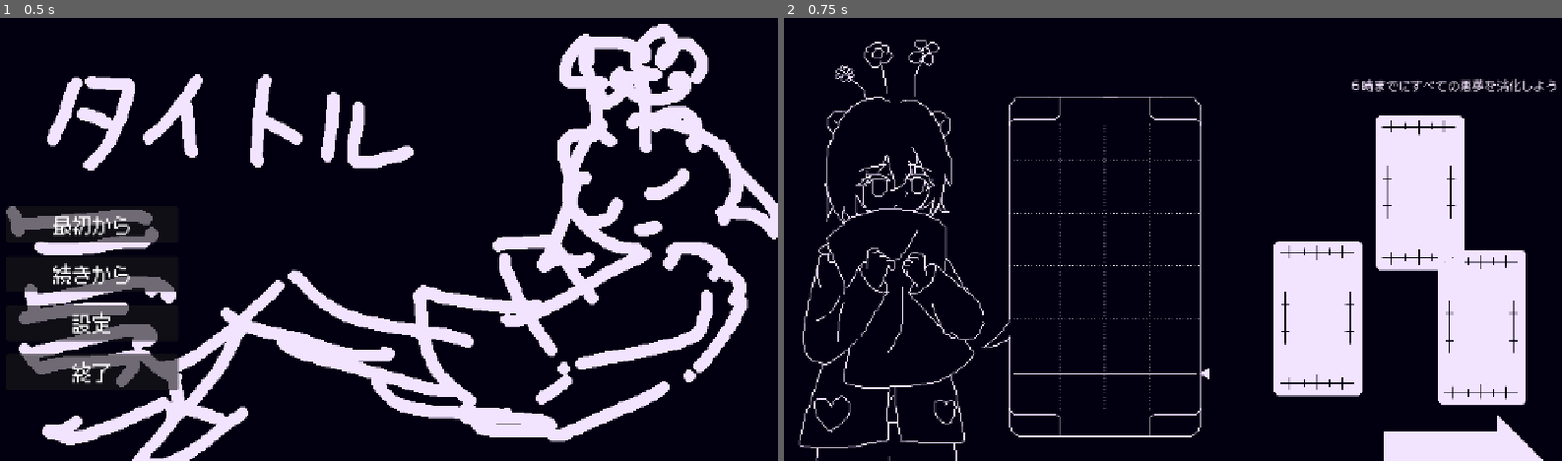
Above: before the commit, frames 1-2 (left to right).
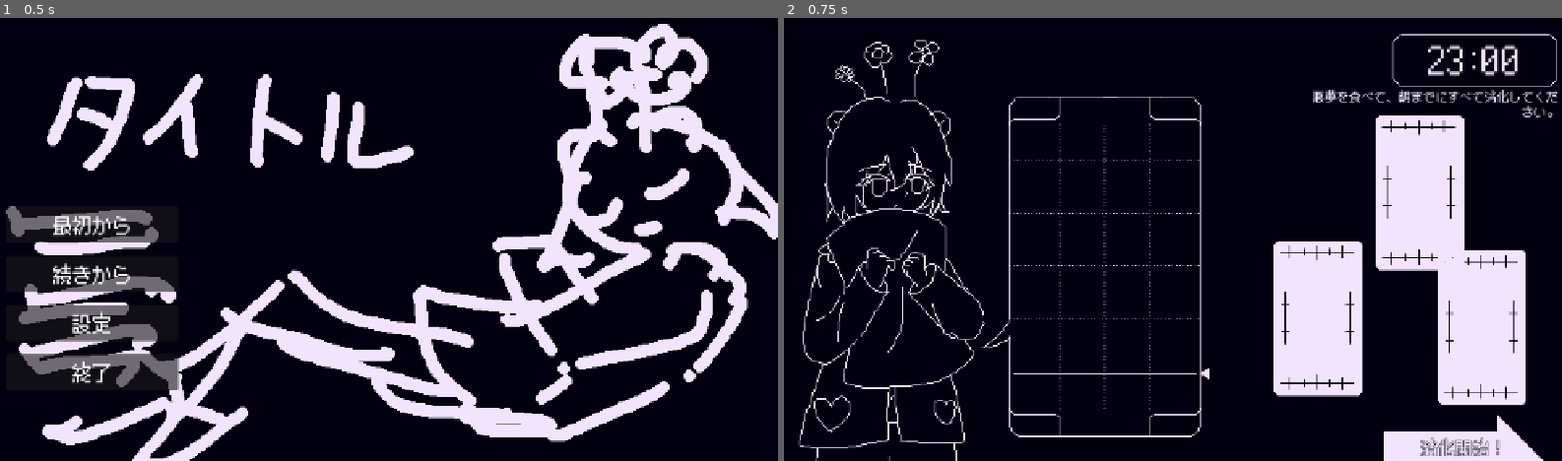
Above: after the commit, the same moments.

Repository: rainrumi/GJGJ_2605
Game: Godot game, scene res://scene/main/main.tscn
Same seed, same stepped clock (60 frames per second), same inputs: the game is played once before the commit and once after it.
Inputs:
- Up to frame 1 (0.5 s): no input
- Up to frame 2 (0.75 s): click "最初から" at 0.5 s

Frame 1 is identical in both runs. In frame 2, 1.6% of the frame differs, in the area x 67-100%, y 3-99%.
Error before the commit: Invalid access to property or key 'pressed' on a base object of type 'null instance'. (res://scene/main/game/game.gd:39)

Commit message:
敵の画像を三種類とも変更

Diff:
--- a/scene/main/game/game.gd
+++ b/scene/main/game/game.gd
@@ -2,7 +2,7 @@
 
 signal battle_finished(won: bool)
 
-const START_HOUR := 22
+const START_HOUR := 23
 const END_HOUR := 30
 const STEP_MINUTES := 30
 const REST_MINUTES := 60
--- a/scene/main/game/game.tscn
+++ b/scene/main/game/game.tscn
@@ -8,6 +8,7 @@
 [ext_resource type="FontFile" uid="uid://b7dbkssqiuu4u" path="res://fonts/BestTen-DOT.otf" id="13_font"]
 [ext_resource type="Texture2D" uid="uid://dmwygbcsp6evw" path="res://art/dreamseed/flower/tex_passive_flower_1000.png" id="16_flower"]
 [ext_resource type="Texture2D" uid="uid://cno8kuv3l6jtg" path="res://art/stomach/tex_digestion_frame_1000.png" id="17_digestion"]
+[ext_resource type="Texture2D" uid="uid://djqhgj0uikma7" path="res://art/ui/time/ui_time_frame_1000.png" id="18_time_frame"]
 
 [node name="Game" type="Node2D" unique_id=95022133]
 script = ExtResource("12_game_script")
@@ -35,6 +36,23 @@
 
 [node name="UI" type="CanvasLayer" parent="." unique_id=185732557]
 
+[node name="TimeBar" type="TextureRect" parent="UI" unique_id=414664386]
+offset_left = 997.0
+offset_top = 17.0
+offset_right = 1277.0
+offset_bottom = 121.0
+mouse_filter = 2
+texture = ExtResource("18_time_frame")
+
+[node name="Graph" type="TextureRect" parent="UI/TimeBar" unique_id=915653427]
+visible = false
+layout_mode = 0
+offset_left = 124.0
+offset_top = 36.0
+offset_right = 156.0
+offset_bottom = 68.0
+mouse_filter = 2
+
 [node name="DigestionFrame" type="TextureRect" parent="UI" unique_id=75896202]
 offset_left = 983.0
 offset_top = 642.0
@@ -43,18 +61,48 @@
 mouse_filter = 2
 texture = ExtResource("17_digestion")
 
+[node name="DigestionLabel" type="Label" parent="UI/DigestionFrame" unique_id=127424852]
+layout_mode = 0
+offset_left = 18.0
+offset_top = 29.0
+offset_right = 258.0
+offset_bottom = 82.0
+theme_override_colors/font_color = Color(0.94, 0.88, 1, 1)
+theme_override_colors/font_outline_color = Color(0, 0, 0, 1)
+theme_override_constants/outline_size = 4
+theme_override_fonts/font = ExtResource("13_font")
+theme_override_font_sizes/font_size = 28
+text = "消化開始！"
+horizontal_alignment = 1
+vertical_alignment = 1
+
 [node name="StatusPanel" type="Control" parent="UI" unique_id=1605446388]
 layout_mode = 3
 anchors_preset = 0
 offset_right = 1280.0
 offset_bottom = 720.0
 
+[node name="TimeText" type="Label" parent="UI/StatusPanel" unique_id=1349676453]
+layout_mode = 0
+offset_left = 1024.0
+offset_top = 36.0
+offset_right = 1252.0
+offset_bottom = 98.0
+theme_override_colors/font_color = Color(0.94, 0.88, 1, 1)
+theme_override_colors/font_outline_color = Color(0, 0, 0, 1)
+theme_override_constants/outline_size = 4
+theme_override_fonts/font = ExtResource("13_font")
+theme_override_font_sizes/font_size = 52
+text = "23:00"
+horizontal_alignment = 1
+vertical_alignment = 1
+
 [node name="MessageText" type="Label" parent="UI/StatusPanel" unique_id=196976463]
 layout_mode = 0
 offset_left = 869.0
-offset_top = 99.0
+offset_top = 117.0
 offset_right = 1275.0
-offset_bottom = 157.0
+offset_bottom = 175.0
 theme_override_colors/font_color = Color(0.94, 0.88, 1, 1)
 theme_override_colors/font_outline_color = Color(0, 0, 0, 1)
 theme_override_constants/outline_size = 4
@@ -63,3 +111,35 @@
 text = "６時までにすべての悪夢を消化しよう"
 horizontal_alignment = 2
 autowrap_mode = 3
+
+[node name="HPText" type="Label" parent="UI/StatusPanel" unique_id=1313500156]
+visible = false
+layout_mode = 0
+theme_override_fonts/font = ExtResource("13_font")
+text = "12/12"
+
+[node name="FullnessText" type="Label" parent="UI/StatusPanel" unique_id=1996171414]
+visible = false
+layout_mode = 0
+theme_override_fonts/font = ExtResource("13_font")
+text = "0/6"
+
+[node name="NightmarePanel" type="Control" parent="UI" unique_id=1220789213]
+visible = false
+layout_mode = 3
+anchors_preset = 0
+offset_right = 1.0
+offset_bottom = 1.0
+
+[node name="NightmareText" type="Label" parent="UI/NightmarePanel" unique_id=1675171175]
+layout_mode = 0
+theme_override_fonts/font = ExtResource("13_font")
+
+[node name="EatButton" type="Button" parent="UI" unique_id=833318588]
+visible = false
+
+[node name="SkillButton" type="Button" parent="UI" unique_id=1769908487]
+visible = false
+
+[node name="TarnEndButton" type="Button" parent="UI" unique_id=1073114042]
+visible = false
